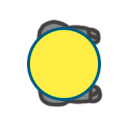
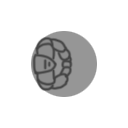
Layer changes from the first 128×128 image to the second:
removed layer "Layer 5" over [30, 30, 98, 98]
added layer "Layer 6" above "Layer 7" over [31, 36, 73, 92]
added layer "Layer 7" above "Layer 4" over [33, 37, 73, 91]
"Layer 4": opacity 100% → 55%, painted on it over [27, 27, 101, 101]
removed layer "Layer 2" over [36, 19, 103, 108]
removed layer "Layer 3" over [37, 21, 101, 106]
